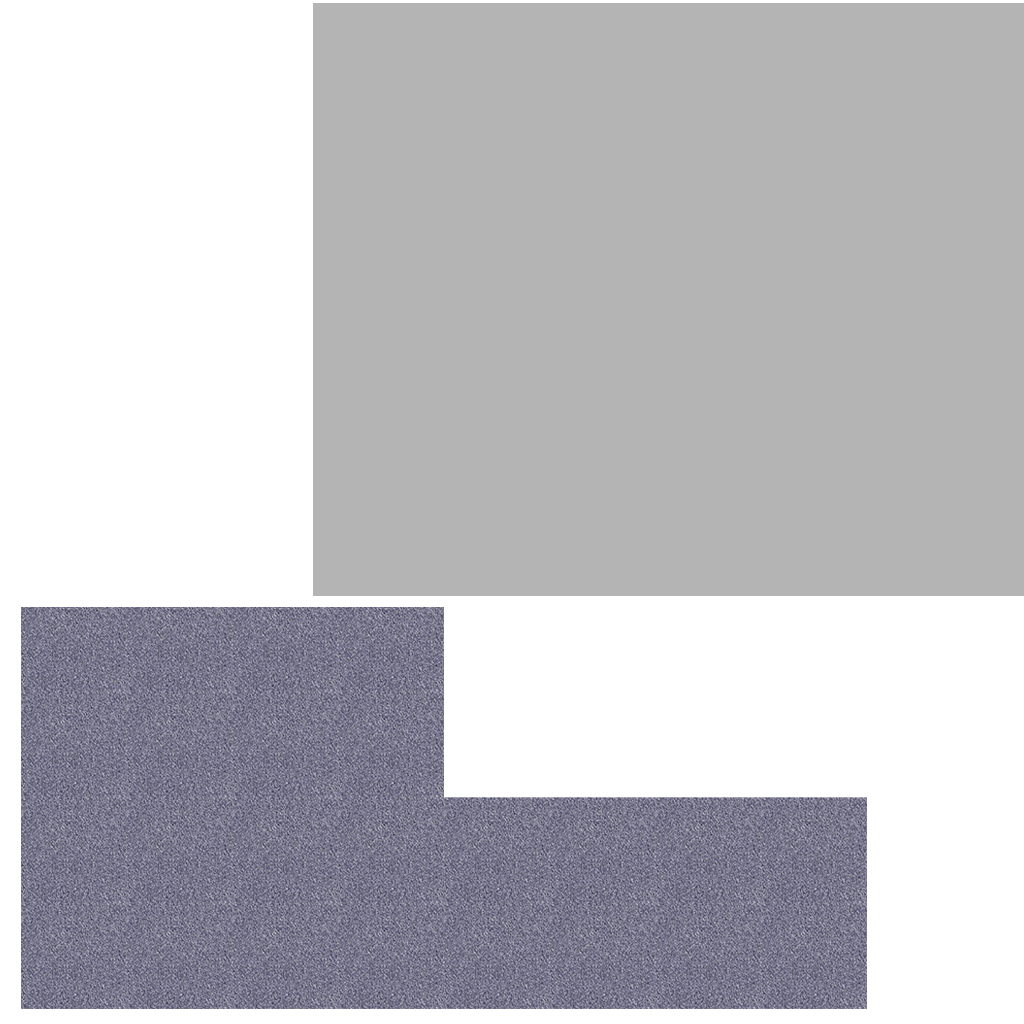
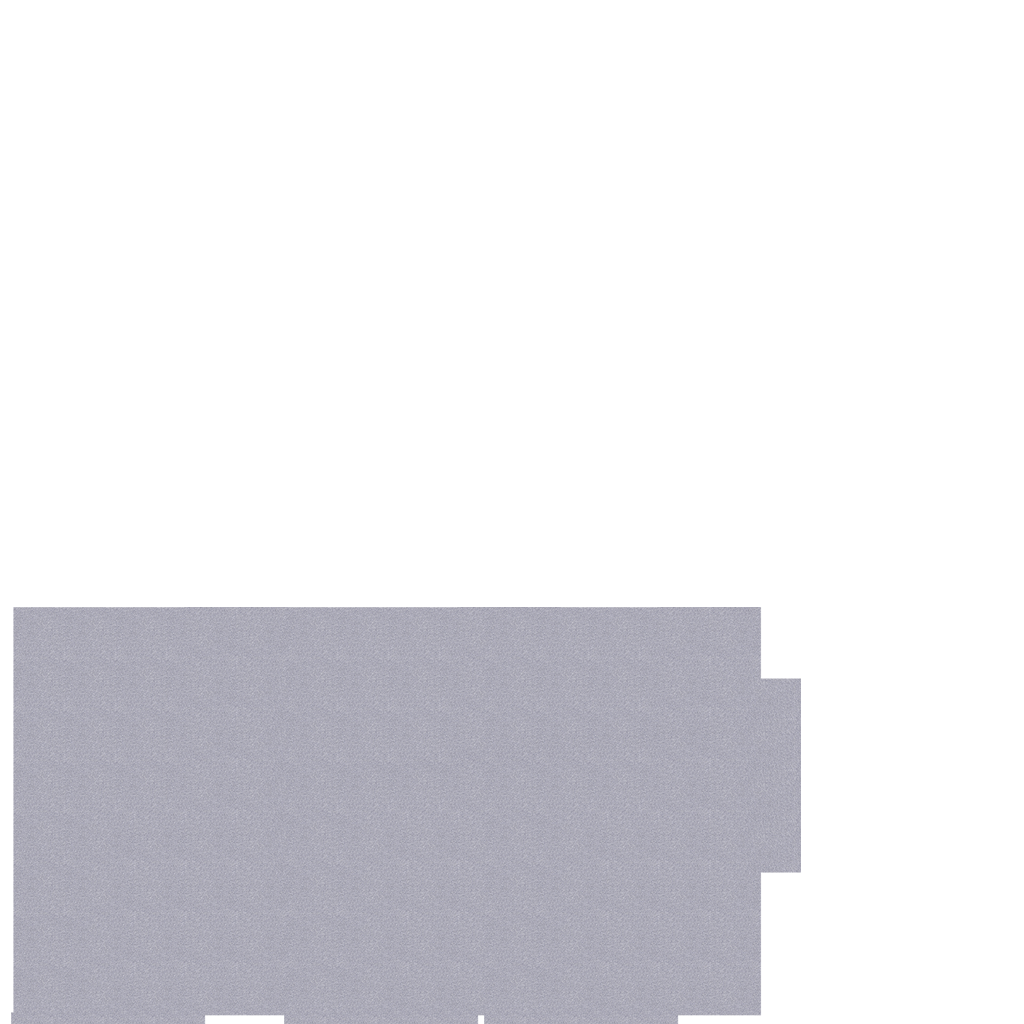
Revision of a layered 1024px x 1024px image; what changed, layer by layer:
painted on "Layer 7" over 313, 3, 1024, 596
renamed "Layer 6" to "Layer 8 copy 4", painted on it over 11, 521, 1006, 1024
